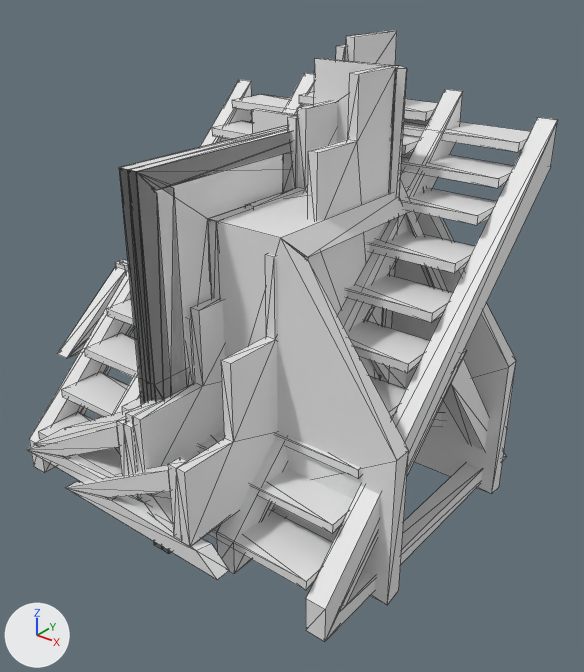
Two versions of the glTF model assets/models/tactical_plywood/tactical_plywood.glb, one commit apart.
One viewpoint serves both versions: a 50 mm lens placed at (3.38, -4.12, 2.39), pointed at (0.08, 0.01, -0.17). Lighting does not change. The marker at lower left points along +X, +Y and +Z. Mesh edges are drawn as thin lines. Vertices at the same position are counted once.

Names of what the first picture shows: 'Tac_Barricade_Full', 'Tac_Barricade_Half', 'Tac_Barricade_Triangle', 'Tac_Shooting_Stand', 'Tac_Steps_Full', 'Tac_Steps_Half', 'Tac_Wall_Doorway', 'Tac_Wall_Half_Up', 'Tac_Wall_Window'.
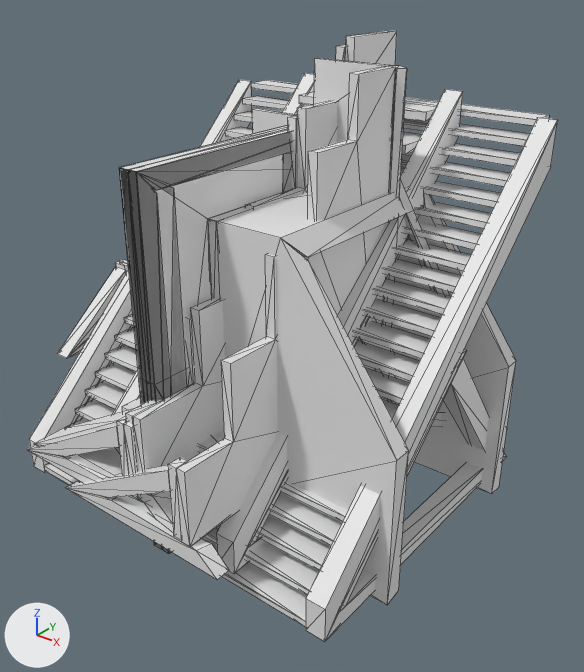
Changed parts and their boxes [x1, y1, x2, y2] in the pictures (584 x 672 px):
part 1 of me_plane_042, added
    after: [44, 463, 307, 627]
part 2 of me_plane_042, added
    after: [204, 525, 319, 595]
part 3 of me_plane_042, added
    after: [67, 418, 331, 570]
part 4 of me_plane_042, added
    after: [75, 400, 342, 546]
part 5 of me_plane_042, added
    after: [85, 381, 348, 522]
part 6 of me_plane_042, added
    after: [95, 363, 136, 391]
part 7 of me_plane_042, added
    after: [105, 345, 138, 372]
part 8 of me_plane_042, added
    after: [114, 327, 136, 349]
part 9 of me_plane_042, added
    after: [124, 314, 399, 418]
part 10 of me_plane_042, added
    after: [365, 367, 409, 404]
part 11 of me_plane_042, added
    after: [354, 340, 420, 381]
part 12 of me_plane_042, added
    after: [354, 321, 430, 359]
part 13 of me_plane_042, added
    after: [365, 299, 441, 337]
part 14 of me_plane_042, added
    after: [375, 278, 451, 314]
part 15 of me_plane_042, added
    after: [384, 258, 461, 293]
part 16 of me_plane_042, added
    after: [394, 239, 471, 271]
part 17 of me_plane_042, added
    after: [404, 222, 481, 250]
part 18 of me_plane_042, added
    after: [414, 202, 491, 229]
part 19 of me_plane_042, added
    after: [423, 181, 501, 208]
part 20 of me_plane_042, added
    after: [225, 127, 510, 187]
part 21 of me_plane_042, added
    after: [234, 111, 520, 166]
part 22 of me_plane_042, added
    after: [242, 96, 529, 146]
part 23 of me_plane_042, added
    after: [251, 80, 549, 126]
part 24 of me_plane_042, deleted
    before: [38, 94, 530, 590]

The change, as a list of edits to the scene's bpy script:
```text
Change me_plane_042:
    used by ob_tac_steps_full; location = (0.0, 0.0, 0.0)
    remove me_plane_042.from_pydata(...)  # 138 vertices, 216 faces; spans x -1.43..1.37, y -1.3..1.3, z -1.25..1.35
    add me_plane_042.from_pydata(...)  # 242 vertices, 372 faces; spans x -1.43..1.37, y -1.3..1.38, z -1.25..1.35
    me_plane_042 part 1: a new loose piece, a box spanning x -1.287..1.233, y -1.296..-1.088, z -1.225..-1.182
    me_plane_042 part 2: a new loose piece, a box spanning x -1.287..1.233, y -1.184..-0.976, z -1.111..-1.067
    me_plane_042 part 3: a new loose piece, a box spanning x -1.287..1.233, y -1.072..-0.864, z -0.996..-0.952
    me_plane_042 part 4: a new loose piece, a box spanning x -1.287..1.233, y -0.96..-0.752, z -0.881..-0.838
    me_plane_042 part 5: a new loose piece, a box spanning x -1.287..1.233, y -0.847..-0.64, z -0.767..-0.723
    me_plane_042 part 6: a new loose piece, a box spanning x -1.287..1.233, y -0.735..-0.528, z -0.652..-0.609
    me_plane_042 part 7: a new loose piece, a box spanning x -1.287..1.233, y -0.623..-0.415, z -0.538..-0.494
    me_plane_042 part 8: a new loose piece, a box spanning x -1.287..1.233, y -0.511..-0.303, z -0.423..-0.379
    me_plane_042 part 9: a new loose piece, a box spanning x -1.287..1.233, y -0.399..-0.191, z -0.308..-0.265
    me_plane_042 part 10: a new loose piece, a box spanning x -1.287..1.233, y -0.287..-0.079, z -0.194..-0.15
    me_plane_042 part 11: a new loose piece, a box spanning x -1.287..1.233, y -0.174..0.033, z -0.079..-0.036
    me_plane_042 part 12: a new loose piece, a box spanning x -1.287..1.233, y -0.062..0.145, z 0.035..0.079
    me_plane_042 part 13: a new loose piece, a box spanning x -1.287..1.233, y 0.05..0.258, z 0.15..0.194
    me_plane_042 part 14: a new loose piece, a box spanning x -1.287..1.233, y 0.162..0.37, z 0.265..0.308
    me_plane_042 part 15: a new loose piece, a box spanning x -1.287..1.233, y 0.274..0.482, z 0.379..0.423
    me_plane_042 part 16: a new loose piece, a box spanning x -1.287..1.233, y 0.386..0.594, z 0.494..0.537
    me_plane_042 part 17: a new loose piece, a box spanning x -1.287..1.233, y 0.498..0.706, z 0.608..0.652
    me_plane_042 part 18: a new loose piece, a box spanning x -1.287..1.233, y 0.611..0.818, z 0.723..0.767
    me_plane_042 part 19: a new loose piece, a box spanning x -1.287..1.233, y 0.723..0.93, z 0.838..0.881
    me_plane_042 part 20: a new loose piece, a box spanning x -1.287..1.233, y 0.835..1.043, z 0.952..0.996
    me_plane_042 part 21: a new loose piece, a box spanning x -1.287..1.233, y 0.947..1.155, z 1.067..1.11
    me_plane_042 part 22: a new loose piece, a box spanning x -1.287..1.233, y 1.059..1.267, z 1.181..1.225
    me_plane_042 part 23: a new loose piece, a box spanning x -1.287..1.233, y 1.171..1.379, z 1.296..1.34
    me_plane_042 part 24: 10 loose pieces with 80 vertices, spanning x -1.29..1.23, y -1.3..1.3, z -0.94..1.23, are deleted
```
